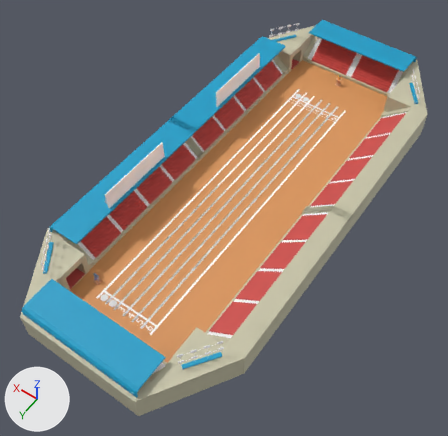
An edit to the glTF model public/models/maps/games/Athle.glb, drawn before and after from the same camera.
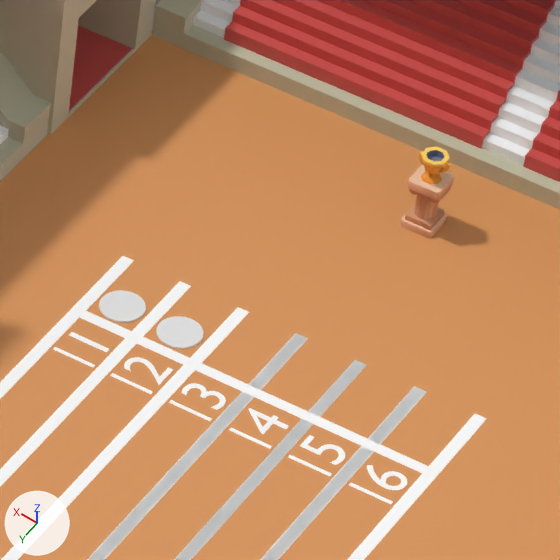
The first picture shows the older version from a camera (50 mm lens) standing at (-51.3, 80.5, 122.3) and looking at (4.5, 2.3, -0.5). The close-ups show the older and then the newer version on the part from 63% to 79% of the width and 13% to 30% of the height of that picture. Only the edits that show in the close-ups are written down. Every picture has the same lights, and +X, +Y and +Z are marked at lower left. Where no turn or scale is listed for an object, it has been applied to the vertices.

In view in the first close-up: 'Box001', 'Box005.001', 'Box007', 'Box008', 'Line020', 'Line021', 'Mesh1 Group1 Model.001', 'Mesh1 Group1 Model.004', 'Mesh1 Group1 Model.006', 'Mesh1 Group1 Model.008', 'Mesh1 Group1 Model.009', 'Object005' and 19 more.
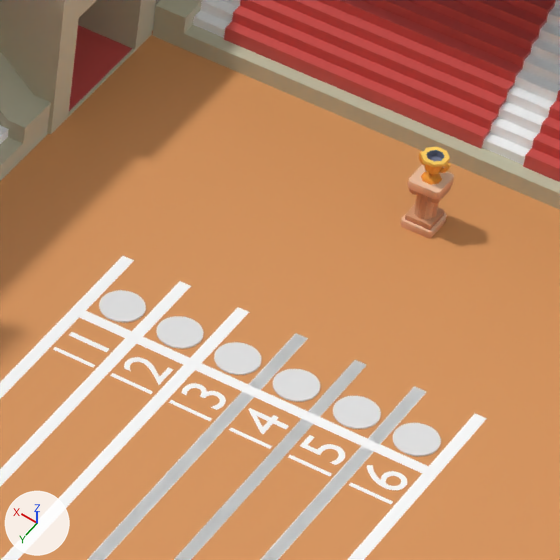
What changed in the scene script:
```text
Add ob_cylindre_011:
    ob_cylindre_011 = bpy.data.objects.new('Cylindre.011', me_cylindre)
    ob_cylindre_011.location = (-0.62, -45.74, 1.46)
    ob_cylindre_011.scale = (0.9, 0.9, 0.05)
Add ob_cylindre_010:
    ob_cylindre_010 = bpy.data.objects.new('Cylindre.010', me_cylindre)
    ob_cylindre_010.location = (1.95, -45.74, 1.46)
    ob_cylindre_010.scale = (0.9, 0.9, 0.05)
Add ob_cylindre_009:
    ob_cylindre_009 = bpy.data.objects.new('Cylindre.009', me_cylindre)
    ob_cylindre_009.location = (4.57, -45.74, 1.46)
    ob_cylindre_009.scale = (0.9, 0.9, 0.05)
Add ob_cylindre_008:
    ob_cylindre_008 = bpy.data.objects.new('Cylindre.008', me_cylindre)
    ob_cylindre_008.location = (7.14, -45.74, 1.46)
    ob_cylindre_008.scale = (0.9, 0.9, 0.05)
```

Changed parts and their boxes (x1, y1, x2, y2) in the close-ups (560 x 560 px):
'Cylindre.011', added
    after: (393, 423, 441, 457)
'Cylindre.010', added
    after: (333, 396, 381, 429)
'Cylindre.009', added
    after: (273, 369, 320, 402)
'Cylindre.008', added
    after: (214, 342, 261, 375)
